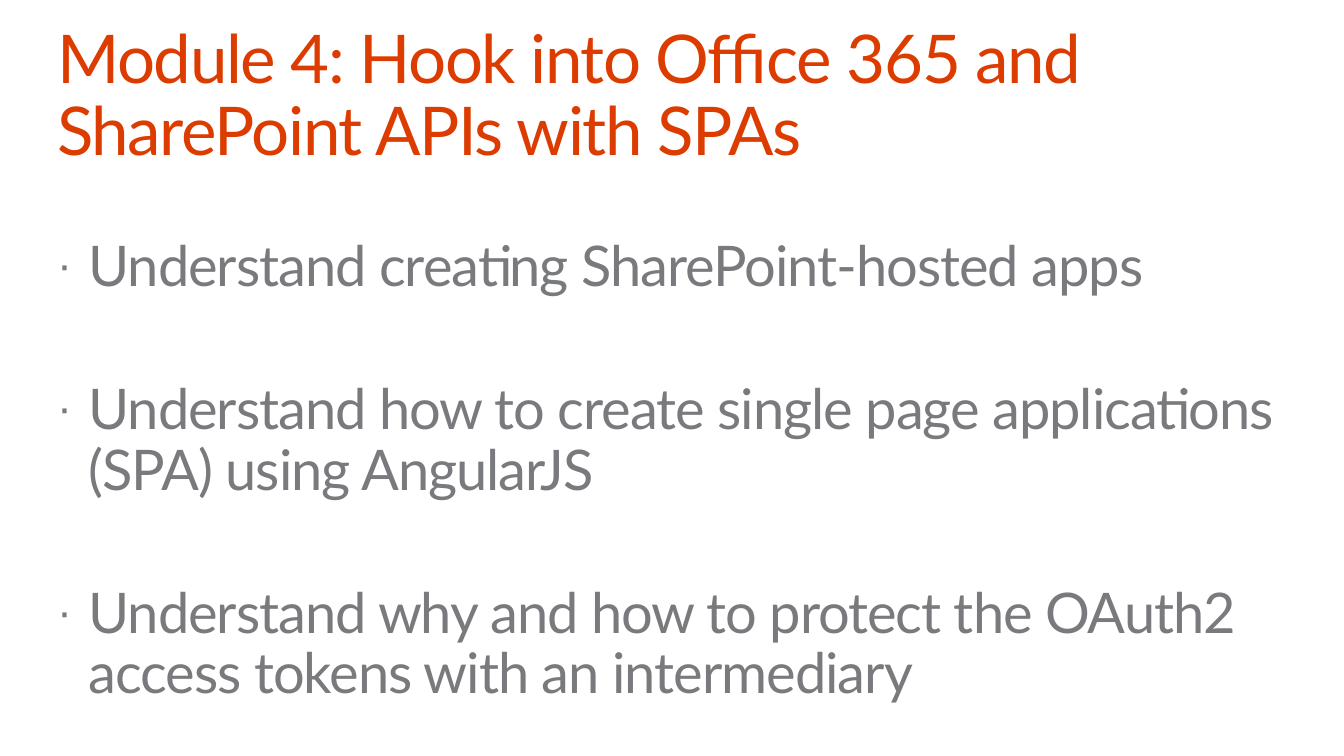
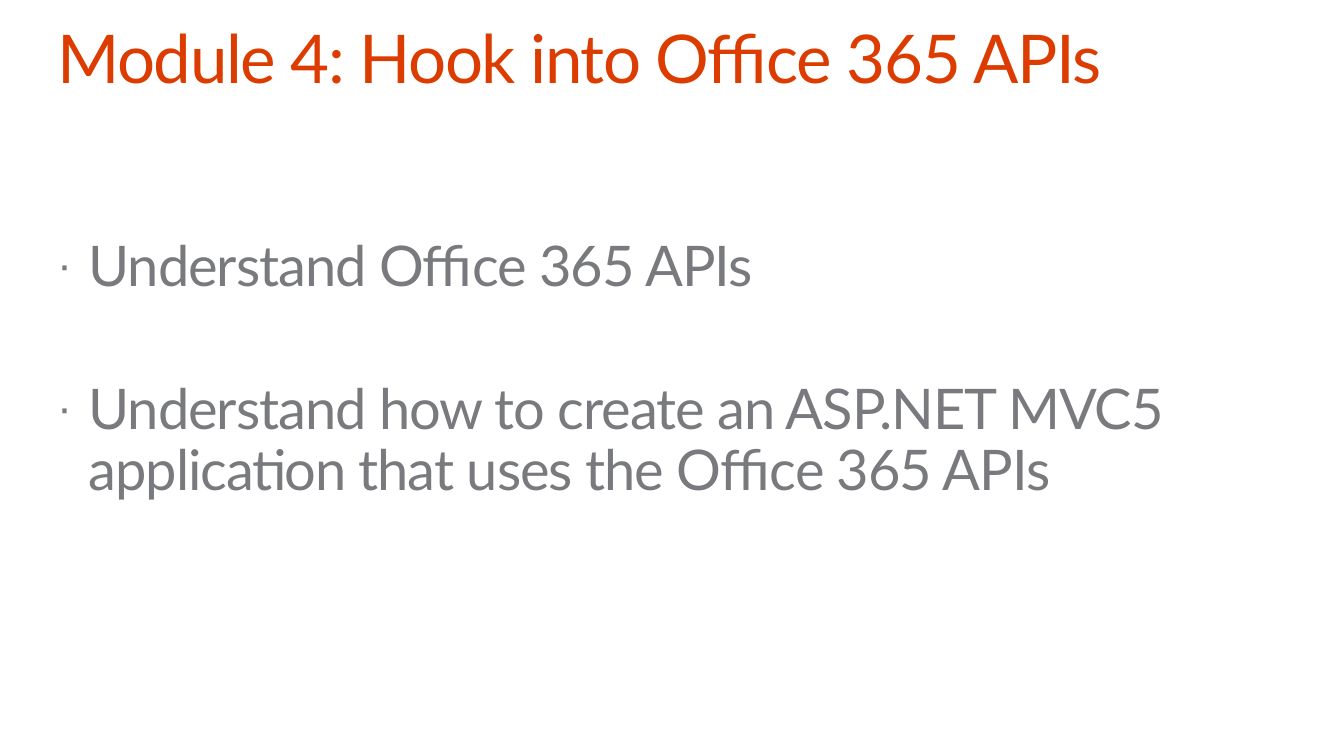
Before and after one commit to stinethebean/DevCampTraining, a slide deck: slide 8 of 01.Introduction to the Day/Introduction to the Day.pptx. Drawn at 1344x756 pixels with LibreOffice and Linux fonts; fonts in the diff are those of the drawing; background and template pictures are left out. Boxes give left, top, right and bottom in pixels: in the first picture for what was removed or moved away, otherwise in the second. Text is boxed around its words. In the diff, an @@ line names an element or a change of style, - is before the commit and + after.

Commit message:
updates to m1 slide deck & project readme for new m4 module on o365 apis

```diff
--- a/01.Introduction to the Day/Introduction to the Day.pptx
+++ b/01.Introduction to the Day/Introduction to the Day.pptx
@@ title at (x1=57, y1=33, x2=1102, y2=84): text changed @@
-Module 4: Hook into Office 365 and SharePoint APIs with SPAs
+Module 4: Hook into Office 365 APIs
@@ text at (x1=89, y1=245, x2=1164, y2=500): text changed @@
-· Understand creating SharePoint-hosted apps
-· Understand how to create single page applications (SPA) using AngularJS
-· Understand why and how to protect the OAuth2 access tokens with an intermediary
+· Understand Office 365 APIs
+· Understand how to create an ASP.NET MVC5 application that uses the Office 365 APIs
```
Also in this commit, not shown: 1 other slide changed, 1 other file.
